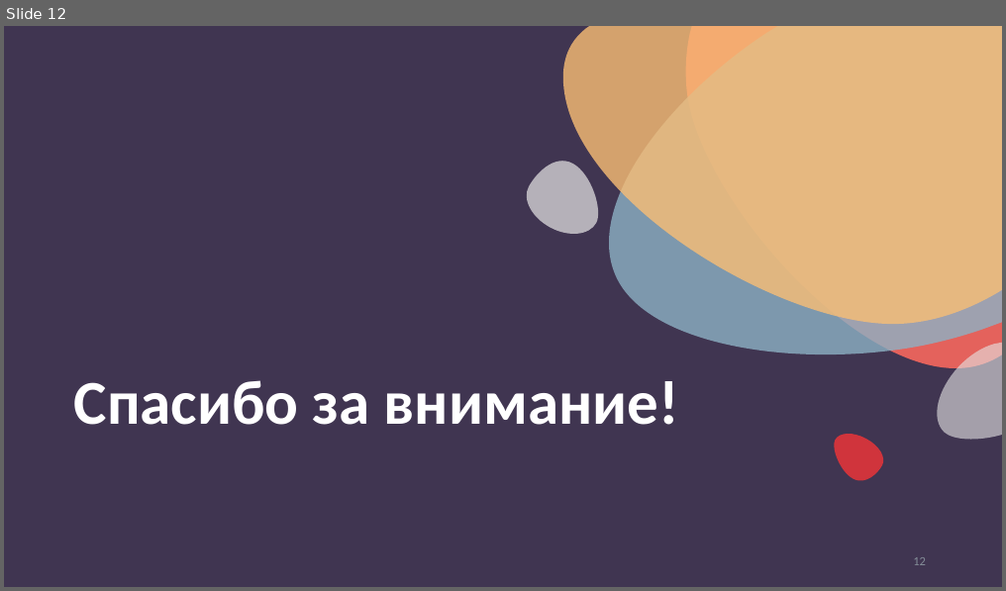
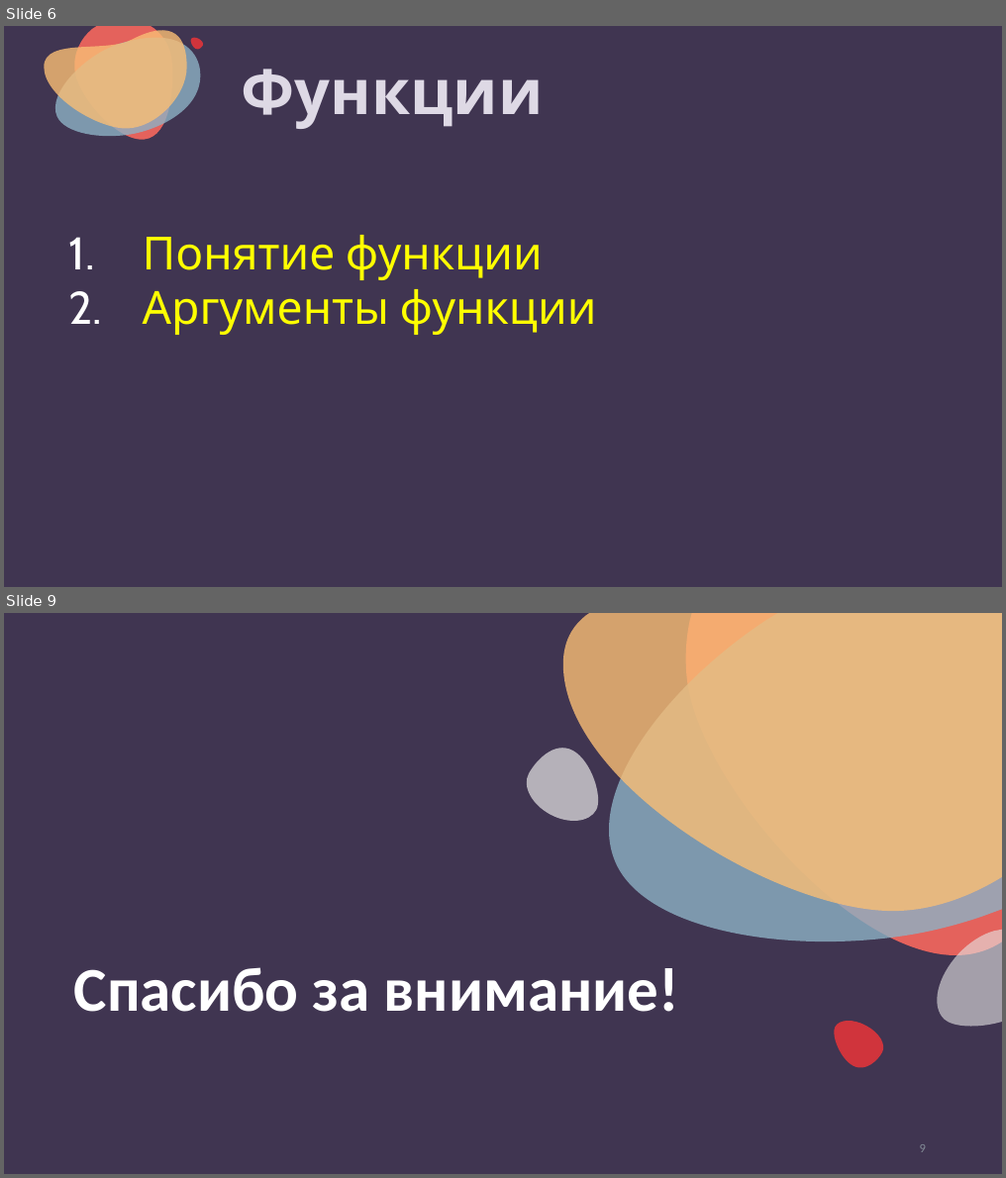
Before and after one commit to nesrv/python-for-odin.study, a slide deck: m4-1-Работа-с-датой-и-временем/Работа+с+датой+и+временем.pptx. Shown one above the other, each under a label of ours: slide 12 before the commit, slides 6 and 9 after it; the slides between them are not shown. The pictures are 1006x591 and 1006x1178 pixels, drawn with LibreOffice and Linux fonts; fonts in the diff are those of the drawing. Boxes give left, top, right and bottom in pixels: in the first picture for what was removed or moved away, otherwise in the second. Text is boxed around its words. In the diff, an @@ line names an element or a change of style, - is before the commit and + after.

```diff
--- a/m4-1-Работа-с-датой-и-временем/Работа+с+датой+и+временем.pptx
+++ b/m4-1-Работа-с-датой-и-временем/Работа+с+датой+и+временем.pptx
@@ slide 6 added at (x1=4, y1=26, x2=1002, y2=587), background #403551 @@
@@ freeform shape added at (x1=44, y1=31, x2=187, y2=129), fill #F9BE75 at 80% opacity @@
@@ freeform shape added at (x1=55, y1=37, x2=201, y2=136), fill #8DB1C4 at 80% opacity @@
@@ freeform shape added at (x1=74, y1=26, x2=172, y2=140), fill #E4625C @@
@@ freeform shape added at (x1=190, y1=37, x2=202, y2=49), fill #D0343C @@
@@ title added at (x1=242, y1=69, x2=544, y2=129), 60 pt, text #DED9E5, bold @@
+Функции
@@ freeform shape added at (x1=76, y1=141, x2=94, y2=159), fill #403551 @@
@@ text added at (x1=143, y1=235, x2=597, y2=335), 44 pt, text #FFFF00 @@
+1. Понятие функции
+2. Аргументы функции
@@ what was slide 12 is now slide 9 @@
@@ page number at (x1=920, y1=1145, x2=926, y2=1153): text changed @@
-12
+9
```
Also in this commit, not shown: 1 slide changed, 6 other slides added, 10 slides removed, 23 other files.
